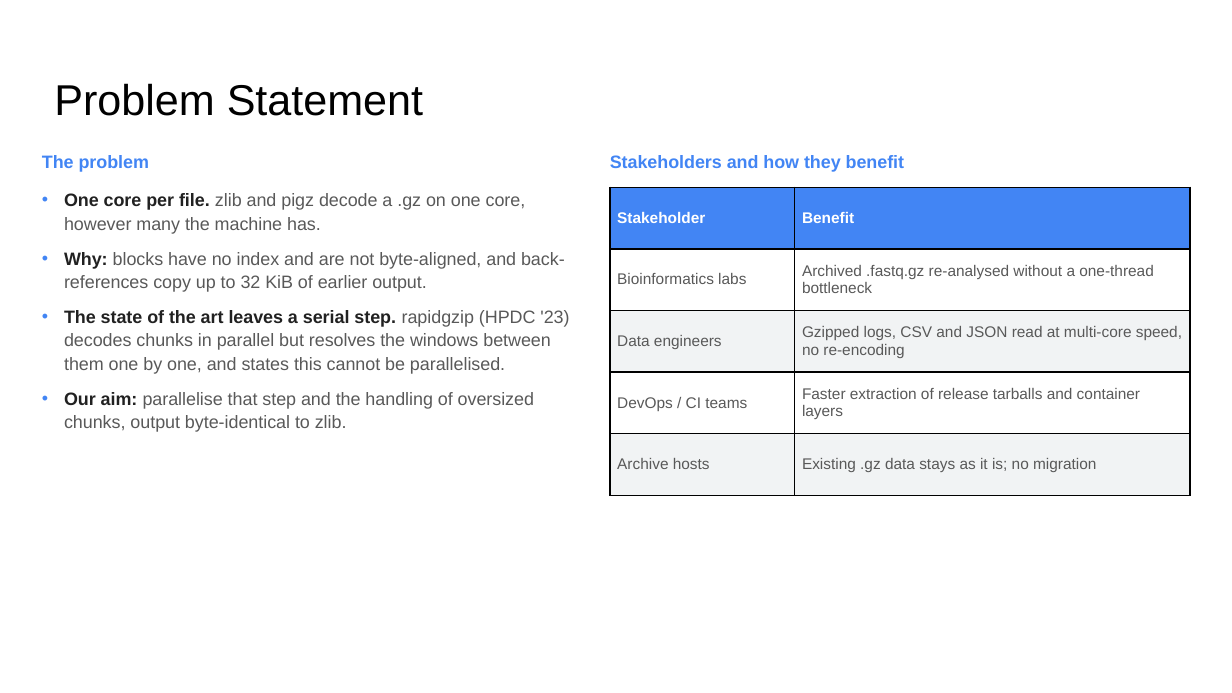
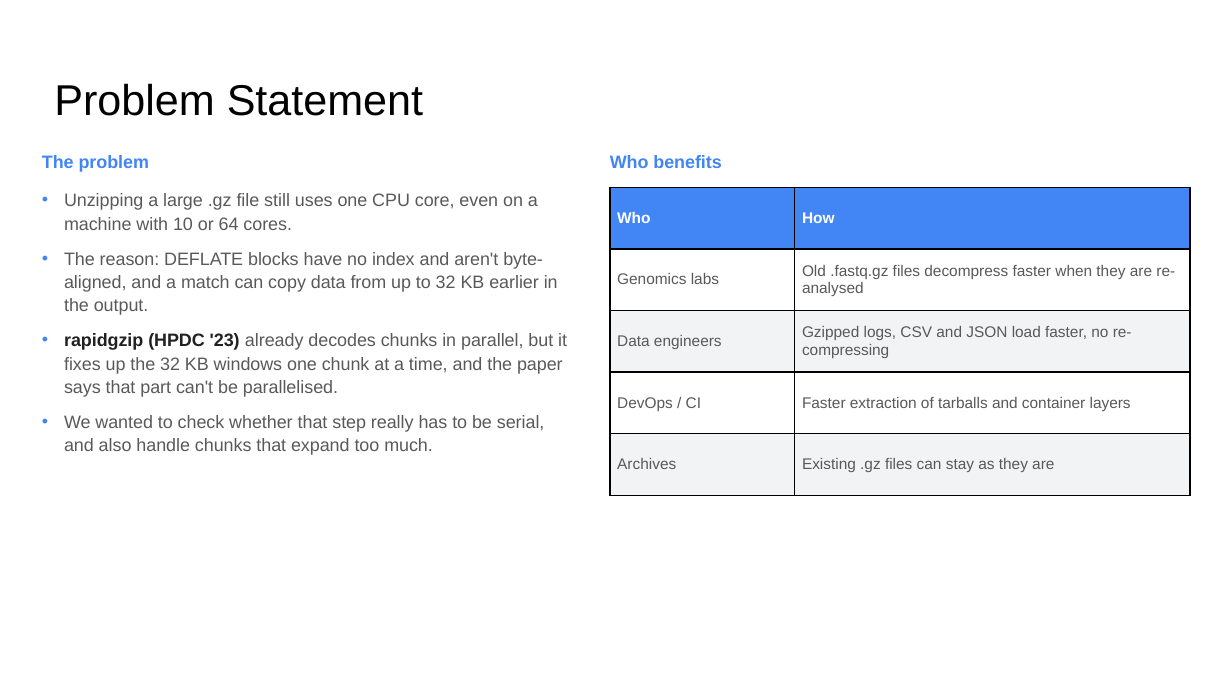
Before and after one commit to DarkDS13/riptide, a slide deck: slide 2 of docs/final/riptide_final_presentation.pptx. Drawn at 1232x693 pixels with LibreOffice and Linux fonts; fonts in the diff are those of the drawing. Boxes give left, top, right and bottom in pixels: in the first picture for what was removed or moved away, otherwise in the second. Text is boxed around its words. In the diff, an @@ line names an element or a change of style, - is before the commit and + after.

```diff
--- a/docs/final/riptide_final_presentation.pptx
+++ b/docs/final/riptide_final_presentation.pptx
@@ text at [610, 155, 721, 168]: text changed @@
-Stakeholders and how they benefit
+Who benefits
@@ text at [64, 193, 567, 455]: text changed @@
-• One core per file. zlib and pigz decode a .gz on one core, however many the machine has.
-• Why: blocks have no index and are not byte-aligned, and back-references copy up to 32 KiB of earlier output.
-• The state of the art leaves a serial step. rapidgzip (HPDC '23) decodes chunks in parallel but resolves the windows between them one by one, and states this cannot be parallelised.
-• Our aim: parallelise that step and the handling of oversized chunks, output byte-identical to zlib.
+• Unzipping a large .gz file still uses one CPU core, even on a machine with 10 or 64 cores.
+• The reason: DEFLATE blocks have no index and aren't byte-aligned, and a match can copy data from up to 32 KB earlier in the output.
+• rapidgzip (HPDC '23) already decodes chunks in parallel, but it fixes up the 32 KB windows one chunk at a time, and the paper says that part can't be parallelised.
+• We wanted to check whether that step really has to be serial, and also handle chunks that expand too much.
@@ table at [610, 187, 1190, 495] @@
-row 1, column 1: Stakeholder
+row 1, column 1: Who
-row 1, column 2: Benefit
+row 1, column 2: How
-row 2, column 1: Bioinformatics labs
+row 2, column 1: Genomics labs
-row 2, column 2: Archived .fastq.gz re-analysed without a one-thread bottleneck
+row 2, column 2: Old .fastq.gz files decompress faster when they are re-analysed
-row 3, column 2: Gzipped logs, CSV and JSON read at multi-core speed, no re-encoding
+row 3, column 2: Gzipped logs, CSV and JSON load faster, no re-compressing
-row 4, column 1: DevOps / CI teams
+row 4, column 1: DevOps / CI
-row 4, column 2: Faster extraction of release tarballs and container layers
+row 4, column 2: Faster extraction of tarballs and container layers
-row 5, column 1: Archive hosts
+row 5, column 1: Archives
-row 5, column 2: Existing .gz data stays as it is; no migration
+row 5, column 2: Existing .gz files can stay as they are
```
Also in this commit, not shown: 6 other slides changed.
